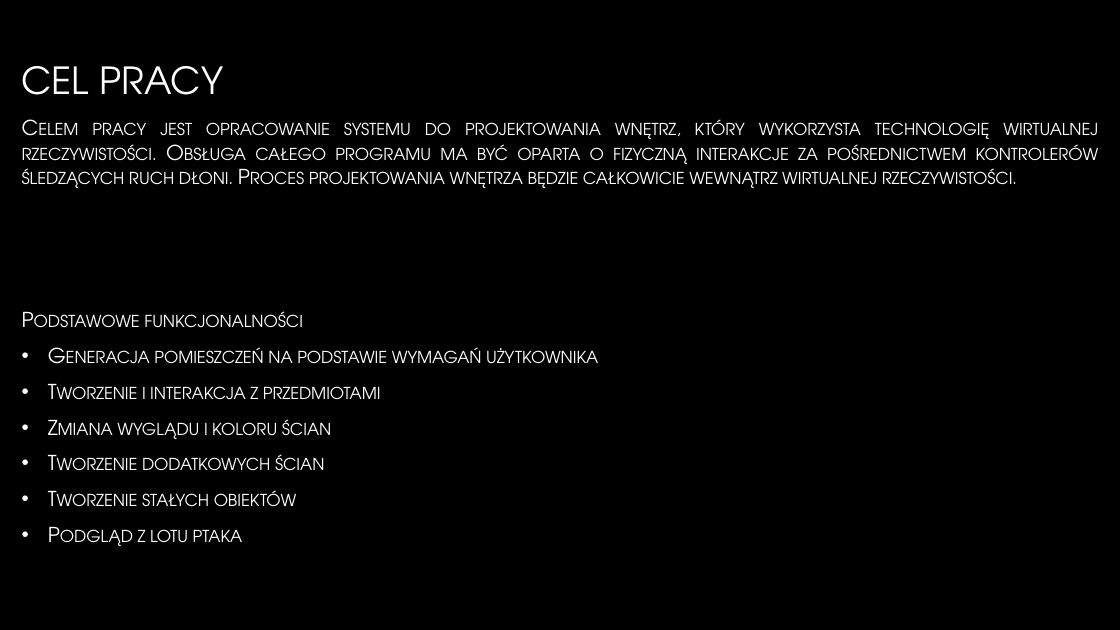
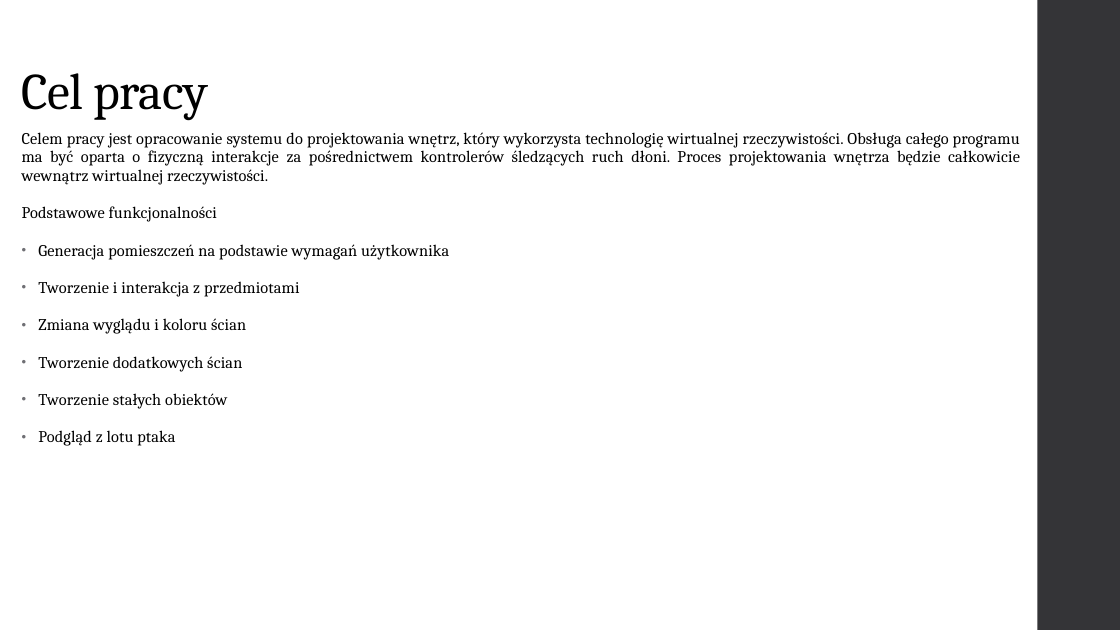
Before and after one commit to GlitchedGuest/PracaInzynieryjska, a slide deck: slide 4 of PrezentacjaAndrzejParuch.pptx. Drawn at 1120x630 pixels with LibreOffice and Linux fonts; fonts in the diff are those of the drawing; background and template pictures are left out. Boxes give left, top, right and bottom in pixels: in the first picture for what was removed or moved away, otherwise in the second. Text is boxed around its words. In the diff, an @@ line names an element or a change of style, - is before the commit and + after.

```diff
--- a/PrezentacjaAndrzejParuch.pptx
+++ b/PrezentacjaAndrzejParuch.pptx
@@ background picture (left out) to #FFFFFF @@
@@ rectangle added at (1038, 0, 1120, 630), fill #353537 @@
@@ title "Cel pracy" at (22, 73, 208, 121): vertical alignment middle to bottom @@
@@ title at (22, 73, 208, 121): text changed; size 32 to 44 pt; font TeX Gyre Adventor to Cambria; text colour gradient #FFFFFF to #A6A6A6 to #000000 @@
-CEL PRACY
+Cel pracy
@@ text "Celem pracy jest opracowanie systemu ..." at (22, 132, 1020, 446): size 17.6 to 14 pt, font TeX Gyre Adventor to Cambria, text colour gradient #FFFFFF to #BFBFBF to #000000, letter spacing 0 to 0.1 pt, small capitals off; line spacing 1 to 0.95; more space between paragraphs; indent changed; bullet colour #FFFFFF to #6F6F74; vertical alignment middle to top @@
```
Also in this commit, not shown: 12 other slides changed.
